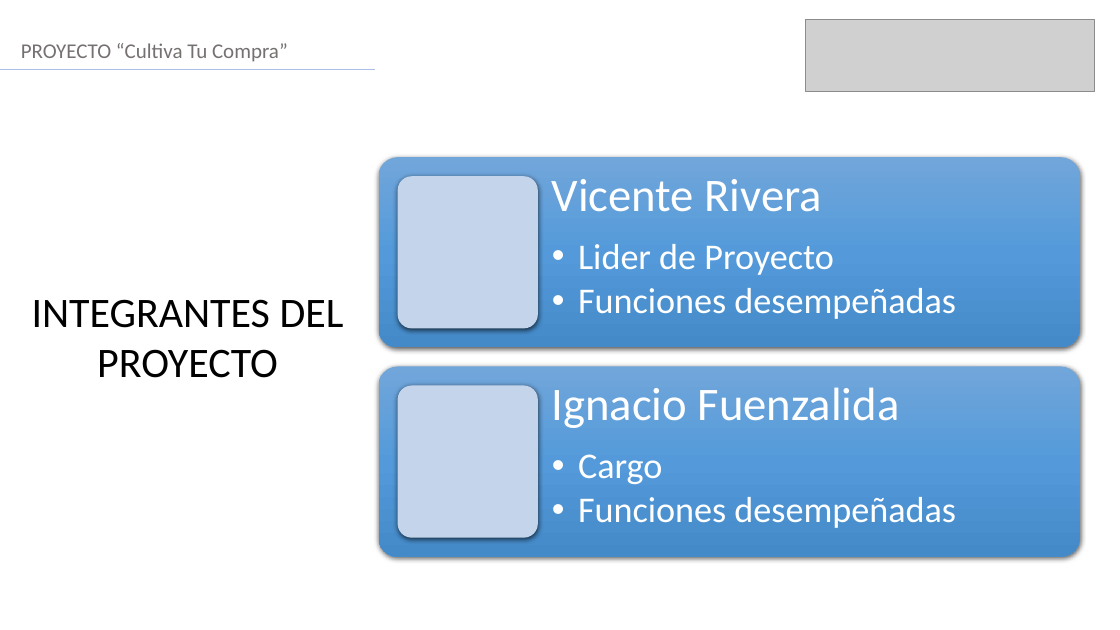
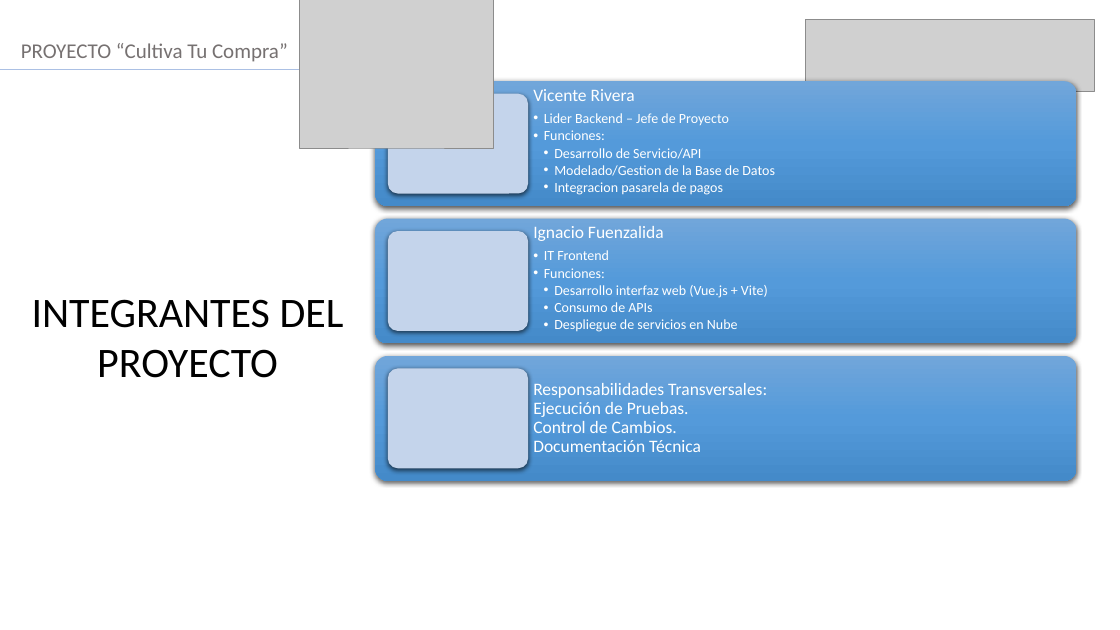
Before and after one commit to VichRo2005/cultiva_tu_compra, a slide deck: slide 2 of Fase 3/Evidencias Grupales/Formato Presentación final.pptx. Drawn at 1120x630 pixels with LibreOffice and Linux fonts; fonts in the diff are those of the drawing; grey boxes stand for pictures. Boxes give left, top, right and bottom in pixels: in the first picture for what was removed or moved away, otherwise in the second. Text is boxed around its words. In the diff, an @@ line names an element or a change of style, - is before the commit and + after.

```diff
--- a/Fase 3/Evidencias Grupales/Formato Presentación final.pptx
+++ b/Fase 3/Evidencias Grupales/Formato Presentación final.pptx
@@ picture added at box(299, 0, 493, 148) @@
@@ text removed at box(552, 179, 956, 319) @@
-Vicente Rivera
-  • Lider de Proyecto
-  • Funciones desempeñadas
@@ rounded rectangle: place and size @@
-rounded rectangle at box(379, 157, 1081, 348)
+rounded rectangle at box(376, 218, 1077, 344)
@@ rounded rectangle: place and size @@
-rounded rectangle at box(397, 176, 538, 329)
+rounded rectangle at box(388, 231, 528, 331)
@@ rounded rectangle: place and size @@
-rounded rectangle at box(379, 366, 1081, 557)
+rounded rectangle at box(376, 356, 1077, 481)
@@ rounded rectangle: place and size @@
-rounded rectangle at box(397, 386, 538, 538)
+rounded rectangle at box(388, 369, 528, 469)
@@ group added at box(376, 82, 1077, 452): 3 texts, 2 rounded rectangles @@
+Vicente Rivera
+  • Lider Backend – Jefe de Proyecto
+  • Funciones:
+    • Desarrollo de Servicio/API
+    • Modelado/Gestion de la Base de Datos
+    • Integracion pasarela de pagos
+Ignacio Fuenzalida
+  • IT Frontend
+  • Funciones:
+    • Desarrollo interfaz web (Vue.js + Vite)
+    • Consumo de APIs
+    • Despliegue de servicios en Nube
+Responsabilidades Transversales:
+Ejecución de Pruebas.
+Control de Cambios.
+Documentación Técnica
@@ text removed at box(552, 387, 956, 528) @@
-Ignacio Fuenzalida
-  • Cargo
-  • Funciones desempeñadas
```
Also in this commit, not shown: 9 other slides changed, 1 slide added.
